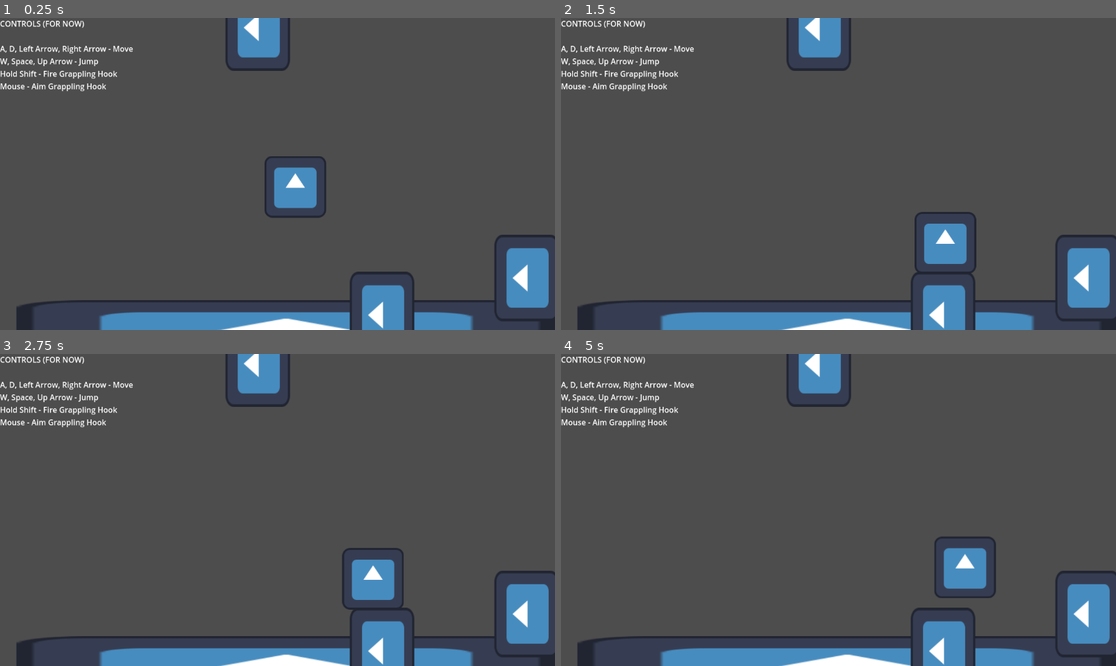
Above: before the commit, frames 1-4 (two rows, left to right).
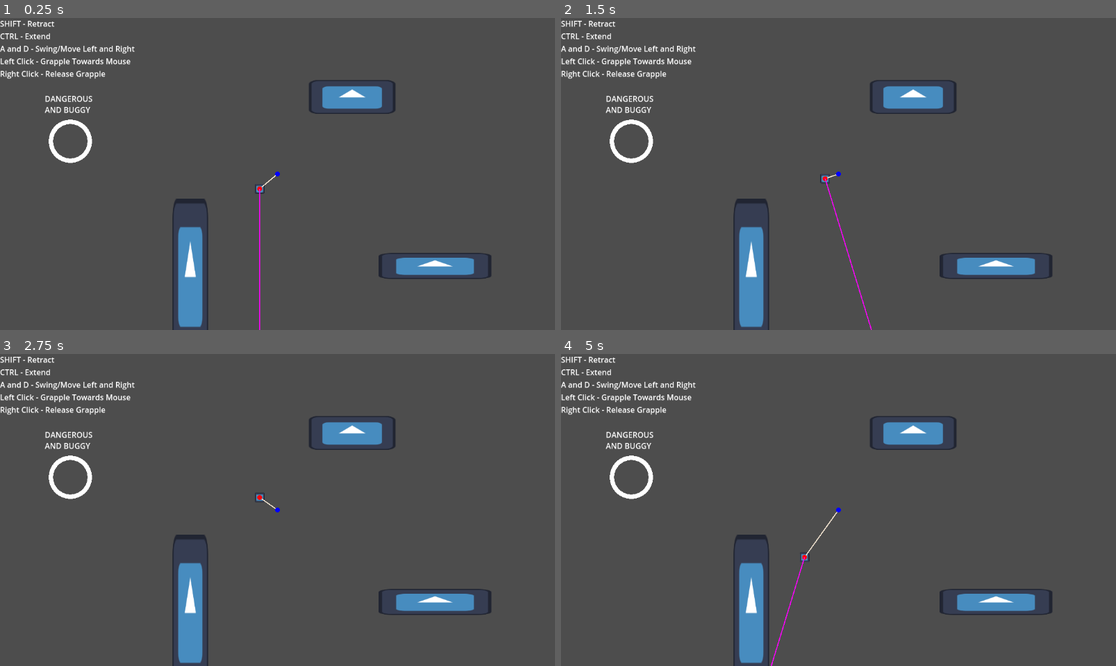
Above: after the commit, the same moments.

Repository: matthewchen146/cmpm-172-grappling-platformer
Game: Godot game, scene res://misc/rope_test.tscn
The game is run twice, just before and just after one commit, with the same random seed, the same clock (stepped at 60 frames per second) and the same inputs. Before the commit the project starts from res://misc/test_scene.tscn. The engine's default icon, where the game draws it, is replaced by a stand-in: a white triangle on a blue panel in a dark square.
Inputs (mouse positions are in pixels of both pictures, inside the frame that each line leads up to):
- Up to frame 1 (0.25 s): no input
- Up to frame 2 (1.5 s): move the mouse to (960, 158) at 0.52 s; hold R 0.53-1.28 s; hold Right (move_right) from 0.53 s (still down); click (960, 158) at 0.67 s; tap Space (jump) at 0.77 s; move the mouse to (727, 189) at 1.27 s; tap Shift (fire_grapple) at 1.35 s; click (727, 189) at 1.42 s
- Up to frame 3 (2.75 s): tap Space (jump) at 1.52 s; tap R at 1.55 s; move the mouse to (333, 441) at 2.02 s; release Right (move_right) at 2.03 s; hold Left (move_left) from 2.03 s (still down); hold R from 2.03 s (still down); click (333, 441) at 2.17 s
- Up to frame 4 (5 s): move the mouse to (810, 572) at 2.77 s; release Left (move_left) at 2.78 s; release R at 2.78 s; hold Right (move_right) 2.78-4.28 s; tap Ctrl at 2.85 s; click (810, 572) at 2.92 s; tap Space (jump) at 3.02, 3.77, 4.52 s; tap R at 3.05, 3.8, 4.55 s; move the mouse to (1005, 556) at 3.52 s; hold J 3.53-4.28 s; click (1005, 556) at 3.67 s; move the mouse to (672, 463) at 4.27 s; hold Left (move_left) from 4.28 s (still down); tap L at 4.35 s; click (672, 463) at 4.42 s

The runs differ from the first frame. In frame 1, 15% of the frame differs, in the area x 0-100%, y 0-100%; in frame 2, 15%; in frame 3, 15%; in frame 4, 15%.

Commit message:
more movement yay!

Diff:
--- a/misc/rope.gd
+++ b/misc/rope.gd
@@ -1,8 +1,11 @@
 extends RigidBody2D
 
 @export var max_length : float = 200
+@export var grapple_reach: float = 200
+@export var move_speed: float = 250
 
 @export var anchor_position : Vector2 = Vector2()
+var anchorNode: Node2D = Node2D.new()
 
 @export var max_tension_force : float = 50000
 
@@ -27,6 +30,7 @@
 var corners = []
 
 func _ready():
+	anchorNode.position = Vector2() # Peyton edit
 	var canvas_layer = CanvasLayer.new()
 	canvas_layer.add_child(_debug_control)
 	add_child.call_deferred(canvas_layer)
@@ -59,8 +63,39 @@
 	corners.append(Corner.new(anchor_position, max_length))
 
 #var first_supposed_length = 0
+var grappling = true
+var pressed_mouse = false
 
 func _physics_process(delta):
+
+	#Peyton's Edits:
+
+	var space_state = get_world_2d().direct_space_state
+
+	if Input.is_mouse_button_pressed(MOUSE_BUTTON_LEFT):
+		if !pressed_mouse:
+			print_debug("Shot The Grapple")
+			pressed_mouse = true
+			var camera : Camera2D = get_viewport().get_camera_2d()
+			var mouse_world_pos : Vector2 = camera.get_global_mouse_position()
+			var direction = mouse_world_pos - position
+			var anchorobject := space_state.intersect_ray(PhysicsRayQueryParameters2D.create(position, position + direction.normalized() * grapple_reach, 0xFFFFFFFF, [self]))
+			if anchorobject.has("collider"):
+				print_debug("Grapple Landed")
+				grappling = true
+				anchorobject.collider.add_child(anchorNode)#haven't tested this
+				anchorNode.position = anchorobject.position
+				max_length = (anchorobject.position - position).length()
+				corners.clear()
+				corners.append(Corner.new(anchorNode.position, max_length))
+	else:
+		pressed_mouse = false
+	if Input.is_mouse_button_pressed(MOUSE_BUTTON_RIGHT):
+		grappling = false
+
+	if !grappling:
+		return
+	anchor_position = anchorNode.position
 
 	corners[0].position = anchor_position
 
@@ -71,8 +106,6 @@
 			var change : float = corners[0].length - length
 			corners[corners.size() - 1].length += change
 			corners[0].length = length
-
-	var space_state = get_world_2d().direct_space_state
 
 #	print(corners.size())
 
@@ -149,7 +182,7 @@
 	var tension_force = gravity.y * cos(pendulum_angle) + 1 * (linear_velocity.length_squared()) / length
 #	tension_force *= max(0, length - max_length) * .01
 #	print(tension_force)
-	slacking = length < max_length
+	slacking = length < current_max_length
 
 	var tension_vector = current_anchor_position - position
 	var tension = tension_vector.normalized() * (tension_force if not slacking else 0)
@@ -171,7 +204,7 @@
 
 	apply_force(net)
 
-	if length > current_max_length:
+	if length > current_max_length and grappling:
 #		print("applyin")
 		move_and_collide(-diff.normalized() * (length - current_max_length))
 		apply_impulse(-diff.normalized() * (length - current_max_length) * 100)
@@ -190,7 +223,15 @@
 	if Input.is_key_pressed(KEY_K):
 		anchor_position += Vector2.DOWN * 100 * delta
 
-	anchor_position = get_viewport().get_camera_2d().get_local_mouse_position()
+	#anchor_position = get_viewport().get_camera_2d().get_local_mouse_position()
 
 #	_debug_control.rotation = -rotation
 	_debug_control.queue_redraw()
+
+func _process(delta):
+	var movement:= Vector2()
+	movement.x = int(Input.is_action_pressed("move_right")) - int(Input.is_action_pressed("move_left"))
+	apply_force(movement * move_speed)
+
+	if Input.is_key_pressed(KEY_R):
+		get_tree().change_scene_to_file("res://misc/rope_test.tscn")
--- a/misc/rope_test.tscn
+++ b/misc/rope_test.tscn
@@ -1,9 +1,17 @@
-[gd_scene load_steps=4 format=3 uid="uid://bbf3d5xhdldrw"]
+[gd_scene load_steps=8 format=3 uid="uid://bbf3d5xhdldrw"]
 
 [ext_resource type="Script" path="res://misc/rope.gd" id="1_frnjq"]
+[ext_resource type="Texture2D" uid="uid://r4pvpqt1jh30" path="res://misc/icon.svg" id="2_5dwcc"]
 [ext_resource type="PackedScene" uid="uid://bbs1mlevvu5dv" path="res://misc/test_block.tscn" id="3_ksvsa"]
+[ext_resource type="Texture2D" uid="uid://ck0nuipvrrto0" path="res://misc/circleSprite.png" id="4_vn3l6"]
 
-[sub_resource type="CircleShape2D" id="CircleShape2D_v52f2"]
+[sub_resource type="PhysicsMaterial" id="PhysicsMaterial_wkbmd"]
+rough = true
+
+[sub_resource type="RectangleShape2D" id="RectangleShape2D_mbgjy"]
+
+[sub_resource type="CircleShape2D" id="CircleShape2D_84ae7"]
+radius = 45.0
 
 [node name="RopeTest" type="Node2D"]
 
@@ -11,13 +19,22 @@
 
 [node name="Rope" type="Node2D" parent="."]
 
-[node name="RigidBody2D" type="RigidBody2D" parent="."]
-position = Vector2(-243, -14)
+[node name="Player" type="RigidBody2D" parent="."]
+position = Vector2(-37, -26)
+physics_material_override = SubResource("PhysicsMaterial_wkbmd")
 script = ExtResource("1_frnjq")
+max_length = 500.0
+grapple_reach = 500.0
 metadata/_edit_group_ = true
 
-[node name="CollisionShape2D" type="CollisionShape2D" parent="RigidBody2D"]
-shape = SubResource("CircleShape2D_v52f2")
+[node name="CollisionShape2D" type="CollisionShape2D" parent="Player"]
+shape = SubResource("RectangleShape2D_mbgjy")
+debug_color = Color(0, 0.627451, 0.0784314, 0.419608)
+
+[node name="Sprite2D" type="Sprite2D" parent="Player"]
+position = Vector2(-3.57628e-07, -1.60933e-06)
+scale = Vector2(0.15625, 0.15625)
+texture = ExtResource("2_5dwcc")
 
 [node name="PinJoint2D" type="PinJoint2D" parent="."]
 
@@ -27,13 +44,13 @@
 position = Vector2(327, 191)
 scale = Vector2(1.83336, 0.421179)
 
+[node name="Block2" parent="." instance=ExtResource("3_ksvsa")]
+position = Vector2(155, -160)
+scale = Vector2(1.40626, 0.554531)
+
 [node name="Block3" parent="." instance=ExtResource("3_ksvsa")]
 position = Vector2(-181, 209)
 scale = Vector2(0.575792, 2.46542)
-
-[node name="Block2" parent="." instance=ExtResource("3_ksvsa")]
-position = Vector2(155, -160)
-scale = Vector2(1.40626, 0.554531)
 
 [node name="CanvasLayer" type="CanvasLayer" parent="."]
 
@@ -42,5 +59,24 @@
 offset_bottom = 23.0
 text = "SHIFT - Retract
 CTRL - Extend
-A and D - Swing Left and Right
-Mouse - Move the anchor (blue)"
+A and D - Swing/Move Left and Right
+Left Click - Grapple Towards Mouse
+Right Click - Release Grapple"
+
+[node name="Static Circle" type="StaticBody2D" parent="."]
+position = Vector2(-430, -68)
+metadata/_edit_group_ = true
+
+[node name="CollisionShape2D" type="CollisionShape2D" parent="Static Circle"]
+shape = SubResource("CircleShape2D_84ae7")
+
+[node name="Sprite2D" type="Sprite2D" parent="Static Circle"]
+scale = Vector2(0.021, 0.021)
+texture = ExtResource("4_vn3l6")
+
+[node name="RichTextLabel" type="RichTextLabel" parent="Static Circle"]
+offset_left = -53.0
+offset_top = -100.0
+offset_right = 52.0
+offset_bottom = 40.0
+text = "DANGEROUS AND BUGGY"
--- a/project.godot
+++ b/project.godot
@@ -11,7 +11,7 @@
 [application]
 
 config/name="CMPM 172 Grappling Platformer"
-run/main_scene="res://misc/test_scene.tscn"
+run/main_scene="res://misc/rope_test.tscn"
 config/features=PackedStringArray("4.0", "Mobile")
 config/icon="res://misc/icon.svg"
 
Binary file added: misc/circleSprite.png
Not shown, added: misc/circleSprite.png.import
